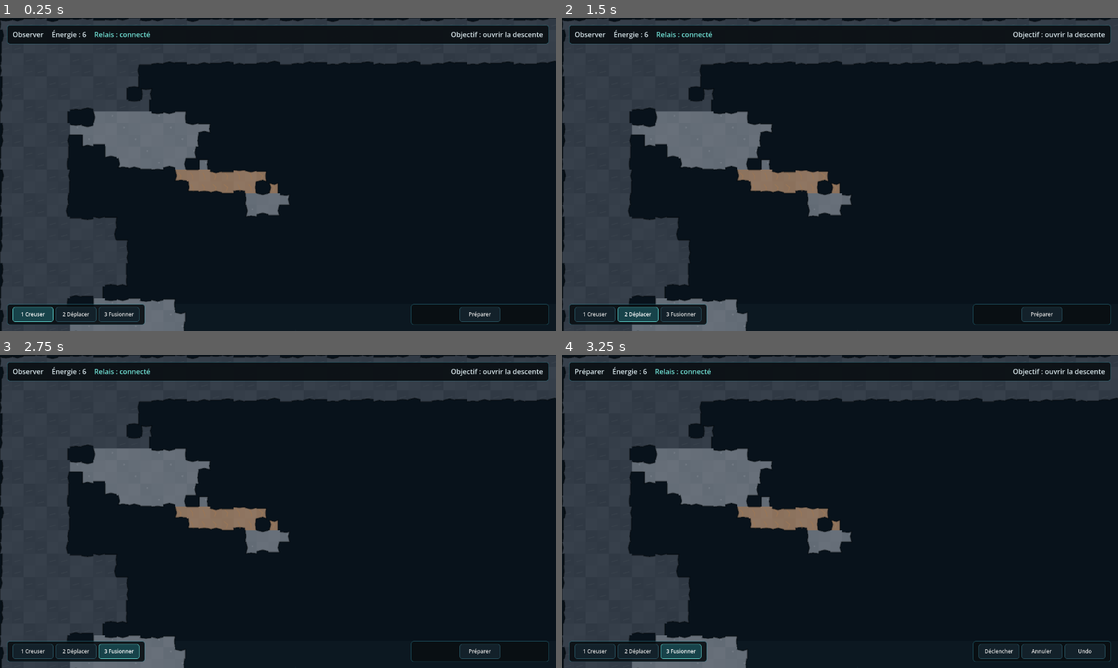
Above: before the commit, frames 1-4 (two rows, left to right).
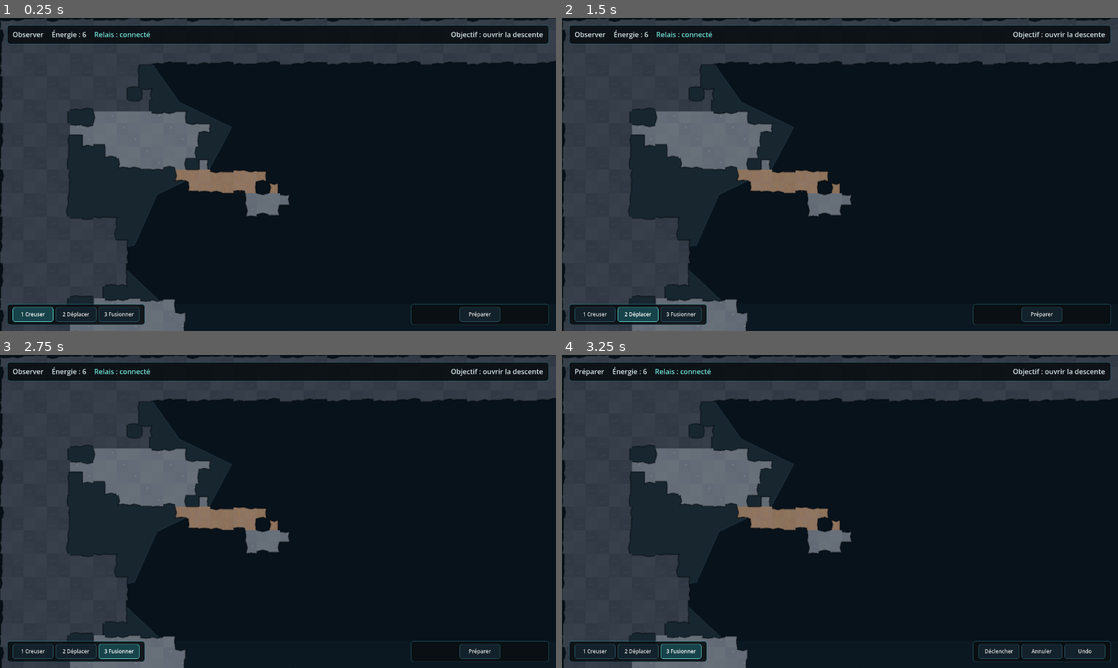
Above: after the commit, the same moments.

Repository: devjonathan1999-del/Project-Digger
Game: Godot game, scene res://scenes/main.tscn
Two runs of this game, one before a commit and one after it. Both use one fixed random seed, a clock stepped at 60 frames per second and the inputs below.
Inputs:
- Up to frame 1 (0.25 s): no input
- Up to frame 2 (1.5 s): click "1 Creuser" at 0.5 s; click "2 Déplacer" at 1.25 s
- Up to frame 3 (2.75 s): click "3 Fusionner" at 2 s
- Up to frame 4 (3.25 s): click "Préparer" at 2.75 s

The runs differ from the first frame. In frame 1, 0.1% of the frame differs, in the area x 22-42%, y 14-91%; in frame 2, 0.1%; in frame 3, 0.1%; in frame 4, 0.1%.

Commit message:
feat: layer cave geology behind playable terrain

Diff:
--- a/src/view/cave_backdrop.gd
+++ b/src/view/cave_backdrop.gd
@@ -7,6 +7,58 @@
 func configure(size_cells: Vector2i, cell_size: int) -> void:
     _size_px = Vector2(size_cells.x * cell_size, size_cells.y * cell_size)
     queue_redraw()
+
+func geology_masses() -> Array:
+    var w := _size_px.x
+    var h := _size_px.y
+    return [
+        PackedVector2Array([
+            Vector2(0, h * 0.05), Vector2(w * 0.20, h * 0.05),
+            Vector2(w * 0.24, h * 0.10), Vector2(w * 0.31, h * 0.13),
+            Vector2(w * 0.28, h * 0.18), Vector2(w * 0.21, h * 0.21),
+            Vector2(w * 0.18, h * 0.27), Vector2(0, h * 0.30),
+        ]),
+        PackedVector2Array([
+            Vector2(w, h * 0.07), Vector2(w * 0.82, h * 0.07),
+            Vector2(w * 0.78, h * 0.14), Vector2(w * 0.75, h * 0.21),
+            Vector2(w * 0.79, h * 0.28), Vector2(w * 0.86, h * 0.33),
+            Vector2(w, h * 0.35),
+        ]),
+        PackedVector2Array([
+            Vector2(0, h * 0.31), Vector2(w * 0.17, h * 0.30),
+            Vector2(w * 0.23, h * 0.35), Vector2(w * 0.27, h * 0.41),
+            Vector2(w * 0.22, h * 0.47), Vector2(w * 0.16, h * 0.53),
+            Vector2(0, h * 0.54),
+        ]),
+        PackedVector2Array([
+            Vector2(w, h * 0.36), Vector2(w * 0.87, h * 0.35),
+            Vector2(w * 0.80, h * 0.40), Vector2(w * 0.75, h * 0.46),
+            Vector2(w * 0.79, h * 0.53), Vector2(w * 0.86, h * 0.59),
+            Vector2(w, h * 0.60),
+        ]),
+        PackedVector2Array([
+            Vector2(0, h * 0.55), Vector2(w * 0.15, h * 0.54),
+            Vector2(w * 0.22, h * 0.59), Vector2(w * 0.28, h * 0.66),
+            Vector2(w * 0.25, h * 0.73), Vector2(w * 0.18, h * 0.79),
+            Vector2(w * 0.11, h * 0.84), Vector2(0, h * 0.85),
+        ]),
+        PackedVector2Array([
+            Vector2(w, h * 0.61), Vector2(w * 0.87, h * 0.60),
+            Vector2(w * 0.80, h * 0.65), Vector2(w * 0.74, h * 0.72),
+            Vector2(w * 0.77, h * 0.80), Vector2(w * 0.84, h * 0.86),
+            Vector2(w, h * 0.87),
+        ]),
+        PackedVector2Array([
+            Vector2(0, h * 0.84), Vector2(w * 0.13, h * 0.82),
+            Vector2(w * 0.20, h * 0.87), Vector2(w * 0.25, h * 0.93),
+            Vector2(w * 0.22, h), Vector2(0, h),
+        ]),
+        PackedVector2Array([
+            Vector2(w, h * 0.86), Vector2(w * 0.86, h * 0.84),
+            Vector2(w * 0.79, h * 0.89), Vector2(w * 0.73, h * 0.95),
+            Vector2(w * 0.76, h), Vector2(w, h),
+        ]),
+    ]
 
 func _draw() -> void:
     var bounds := Rect2(
@@ -54,6 +106,18 @@
     ])
     draw_colored_polygon(deep_arches, Color("#0a151e"))
 
+    # Hand-authored midground geology visually anchors playable shelves to the
+    # cave walls. It stays behind the terrain and never participates in physics.
+    var masses := geology_masses()
+    for index in range(masses.size()):
+        var mass := masses[index] as PackedVector2Array
+        var mass_color := Color("#182630") if index % 2 == 0 else Color("#15232d")
+        draw_colored_polygon(mass, mass_color)
+        var edge := mass.duplicate()
+        if not edge.is_empty():
+            edge.append(edge[0])
+            draw_polyline(edge, Color(0.18, 0.28, 0.34, 0.35), 1.2, true)
+
     # Dark foreground shoulders soften the impression of a rectangular level
     # boundary without participating in collision or stability.
     draw_colored_polygon(PackedVector2Array([
